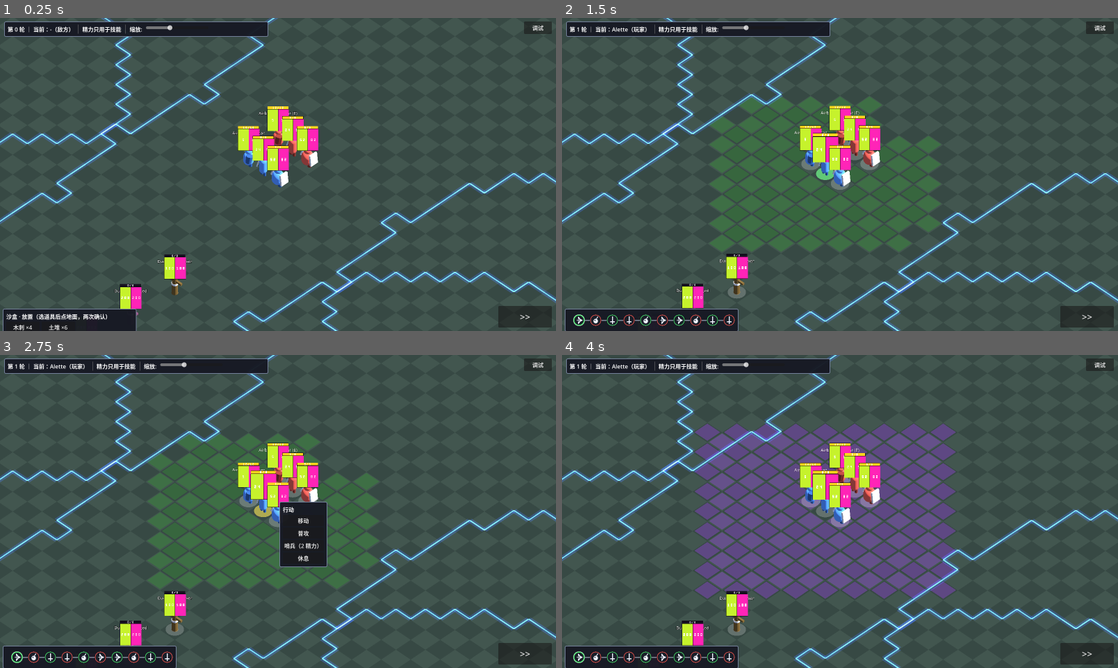
Above: before the commit, frames 1-4 (two rows, left to right).
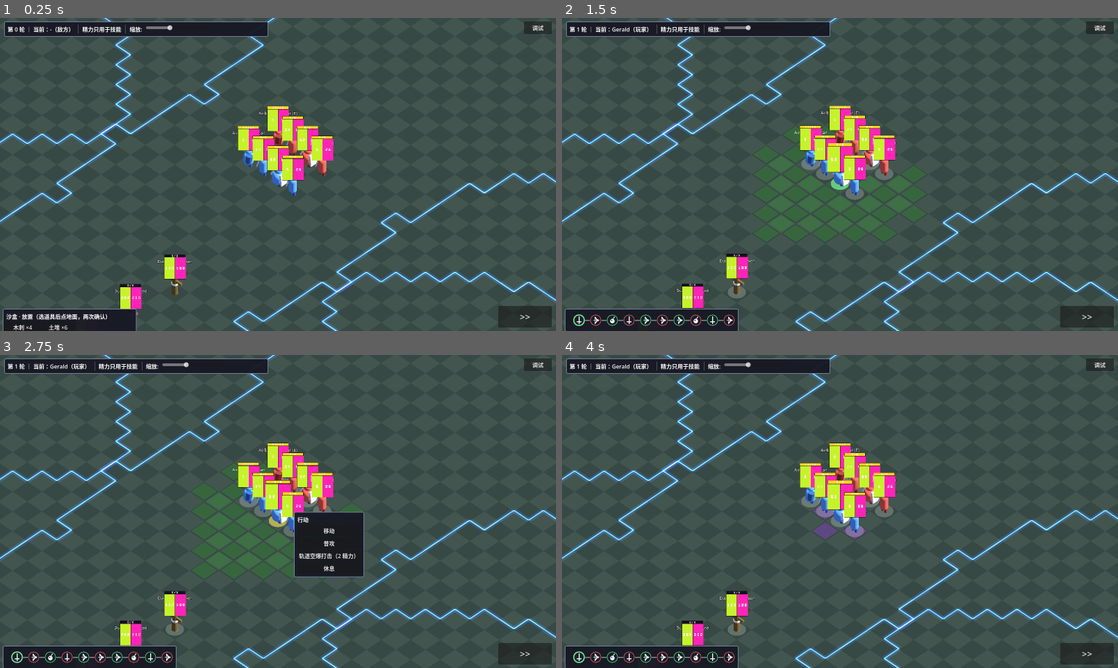
Above: after the commit, the same moments.

Repository: PigBruhs/RBC
Game: Godot game, scene res://src/view/battle_scene.tscn
Same seed, same stepped clock (60 frames per second), same inputs: the game is played once before the commit and once after it.
Inputs (mouse positions are in pixels of both pictures, inside the frame that each line leads up to):
- Up to frame 1 (0.25 s): no input
- Up to frame 2 (1.5 s): click ">>" at 0.5 s; click "移动" at 1.25 s
- Up to frame 3 (2.75 s): click (16, 658) at 2.02 s
- Up to frame 4 (4 s): click "普攻" at 2.75 s; click (595, 658) at 3.52 s

The runs differ from the first frame. In frame 1, 0.8% of the frame differs, in the area x 50-61%, y 37-57%; in frame 2, 7.1%; in frame 3, 8.9%; in frame 4, 18%, in the area x 2-71%, y 2-98%.

Commit message:
场景解耦：花名册只存定义，关卡 roster 决定出场名单与站位；新增角色萨尼铁塔（双方）

Diff:
--- a/game/src/core/level.gd
+++ b/game/src/core/level.gd
@@ -36,6 +36,16 @@
 			"player": [Vector2i(23, 23), Vector2i(24, 23), Vector2i(25, 23)],
 			"enemy": [Vector2i(23, 25), Vector2i(24, 25), Vector2i(25, 25)],
 		},
+		# 本场景有哪些角色、各自在哪（花名册只放定义，场景自己决定出场名单）
+		"roster": [
+			["Gerald", 0, 23, 23], ["Alette", 0, 24, 23], ["Airburst mortar", 0, 25, 23],
+			["萨尼铁塔", 0, 22, 23], ["老国王", 0, 2, 20],
+			["公主·左", 0, 5, 25], ["公主·右", 0, 5, 15],
+			["Dummy Melee", 1, 21, 8], ["Dummy Ranged", 1, 21, 11], ["Dummy Thrower", 1, 21, 14],
+			["Gerald (E)", 1, 23, 25], ["Alette (E)", 1, 24, 25], ["Airburst mortar (E)", 1, 25, 25],
+			["萨尼铁塔 (E)", 1, 22, 25], ["老国王 (E)", 1, 45, 20],
+			["公主·左 (E)", 1, 42, 25], ["公主·右 (E)", 1, 42, 15],
+		],
 		"river_rows": [],                       # 没有河
 		"bridge_cols": [],
 	},
@@ -52,10 +62,26 @@
 			"player": [Vector2i(9, 18), Vector2i(10, 18), Vector2i(11, 18)],
 			"enemy": [Vector2i(9, 22), Vector2i(10, 22), Vector2i(11, 22)],
 		},
+		# 本场景有哪些角色、各自在哪（没有假人）
+		"roster": [
+			["Gerald", 0, 9, 18], ["Alette", 0, 10, 18], ["Airburst mortar", 0, 11, 18],
+			["萨尼铁塔", 0, 8, 18], ["老国王", 0, 10, 0],
+			["公主·左", 0, 5, 3], ["公主·右", 0, 15, 3],
+			["Gerald (E)", 1, 9, 22], ["Alette (E)", 1, 10, 22], ["Airburst mortar (E)", 1, 11, 22],
+			["萨尼铁塔 (E)", 1, 8, 22], ["老国王 (E)", 1, 10, 40],
+			["公主·左 (E)", 1, 5, 37], ["公主·右 (E)", 1, 15, 37],
+		],
 		"river_rows": [19, 20, 21],             # 3 格宽、跨满 21 格
 		"bridge_cols": [[4, 5], [15, 16]],      # 左起 4 格 / 右起 4 格，各宽 2
 	},
 }
+
+
+## 本场景的出场名单：[角色名, 阵营(0我方/1敌方), x, y]
+## 花名册（UnitData.UNITS/ENEMIES）只放"定义"，场景决定"谁出场、站哪"——
+## 所以不是每个场景都得有所有角色。
+static func roster(id: String = "") -> Array:
+	return def(id).get("roster", [])
 
 
 static func ids() -> Array[String]:
--- a/game/src/core/unit_data.gd
+++ b/game/src/core/unit_data.gd
@@ -88,6 +88,17 @@
 		"rng_min": 1, "rng_max": 12,
 		"controllable": false,
 	},
+	{
+		"name": "萨尼铁塔",
+		"side": Side.PLAYER,
+		"role": Role.RANGED,
+		"power": 26, "armor": 5, "armor_break": 8,
+		"energy_max": 4, "move": 6,
+		"rest_power": 8, "rest_armor": 1, "rest_energy": 2,
+		"pr": 0, "mr": 0,
+		"rng_min": 1, "rng_max": 24,
+		"controllable": false,
+	},
 ]
 
 # 敌方角色（来自 bc_stat.md 的「敌方角色」表）
@@ -190,6 +201,17 @@
 		"pr": 0, "mr": 0,
 		"rng_min": 1, "rng_max": 12,
 		"controllable": false,
+	},
+	{
+		"name": "萨尼铁塔 (E)",
+		"side": Side.ENEMY,
+		"role": Role.RANGED,
+		"power": 26, "armor": 5, "armor_break": 8,
+		"energy_max": 4, "move": 6,
+		"rest_power": 8, "rest_armor": 1, "rest_energy": 2,
+		"pr": 0, "mr": 0,
+		"rng_min": 1, "rng_max": 24,
+		"controllable": true,
 	},
 ]
 
--- a/game/src/view/battle_scene.gd
+++ b/game/src/view/battle_scene.gd
@@ -993,40 +993,27 @@
 			_after_damage_to_placeable(h.placeable)
 
 func _spawn_units() -> void:
-	var data: Array = []
-	data.append_array(UnitData.UNITS)
-	data.append_array(UnitData.ENEMIES)
-	# 出生点全部来自【当前关卡】：国王在宽边中央、公主在国王前 3 格左右各 5 格、
-	# 三个英雄在两公主之间的固定三格（复活也回这里），假人站关卡给的位置。
-	var dummies: Array = Level.dummy_cells()
-	var dum_i := 0
-	var hero_i := {UnitData.Side.PLAYER: 0, UnitData.Side.ENEMY: 0}
-	var pad_i := {UnitData.Side.PLAYER: 0, UnitData.Side.ENEMY: 0}
-	for d in data:
-		var u := Unit.from_data(d)
+	# 用户口径：**场景解耦** —— 花名册（UnitData.UNITS/ENEMIES）只存"定义"，
+	# 由【当前关卡的 roster】决定本场景有哪些角色、各站哪一格。
+	var defs: Dictionary = {}
+	for d in UnitData.UNITS:
+		defs[String(d["name"])] = d
+	for d in UnitData.ENEMIES:
+		defs[String(d["name"])] = d
+	var roster: Array = Level.roster()
+	for entry in roster:
+		var nm := String(entry[0])
+		if not defs.has(nm):
+			_log("[关卡] 名单里的 %s 不在花名册里，跳过" % nm)
+			continue
+		var u := Unit.from_data(defs[nm])
 		var bname := Unit.base_name(u.name)
-		var side := u.side
 		if bname == "老国王":
 			u.is_king = true
-			u.no_turn = true                     # 用户口径：老国王不进队列，改由 GM 每 5 回合开一炮
-			u.cell = Level.king_cell(side)
+			u.no_turn = true                     # 老国王不进队列，由 GM 每 5 回合开一炮
 		elif Passives.has(u, "always_sentry"):
 			u.no_turn = true                     # 公主：没有自己的回合
-			var pads: Array = Level.pad_cells(side)
-			var k: int = mini(int(pad_i[side]), pads.size() - 1)
-			u.cell = pads[k]
-			pad_i[side] = int(pad_i[side]) + 1
-		elif u.name.begins_with("Dummy"):
-			# 假人只出现在给了假人点位的关卡（用户口径：竞技场没有假人）
-			if dummies.is_empty():
-				continue
-			u.cell = dummies[dum_i % dummies.size()]
-			dum_i += 1
-		else:
-			var hs: Array = Level.hero_cells(side)
-			var k2: int = mini(int(hero_i[side]), hs.size() - 1)
-			u.cell = hs[k2]
-			hero_i[side] = int(hero_i[side]) + 1
+		u.cell = Vector2i(int(entry[2]), int(entry[3]))
 		u.home_cell = u.cell
 		units.append(u)
 	for u in units:
Not shown, changed: bc_stat.md
